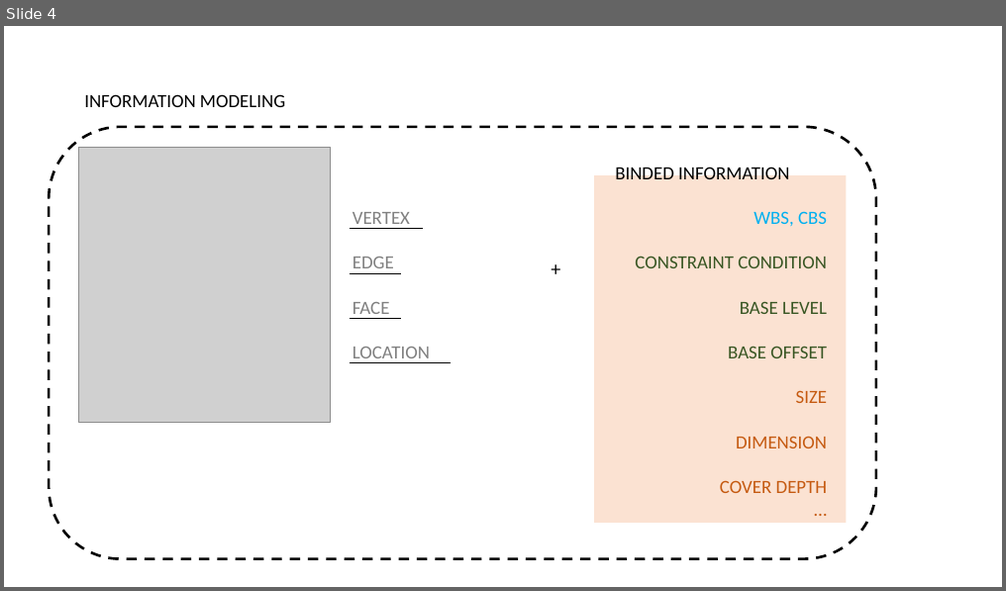
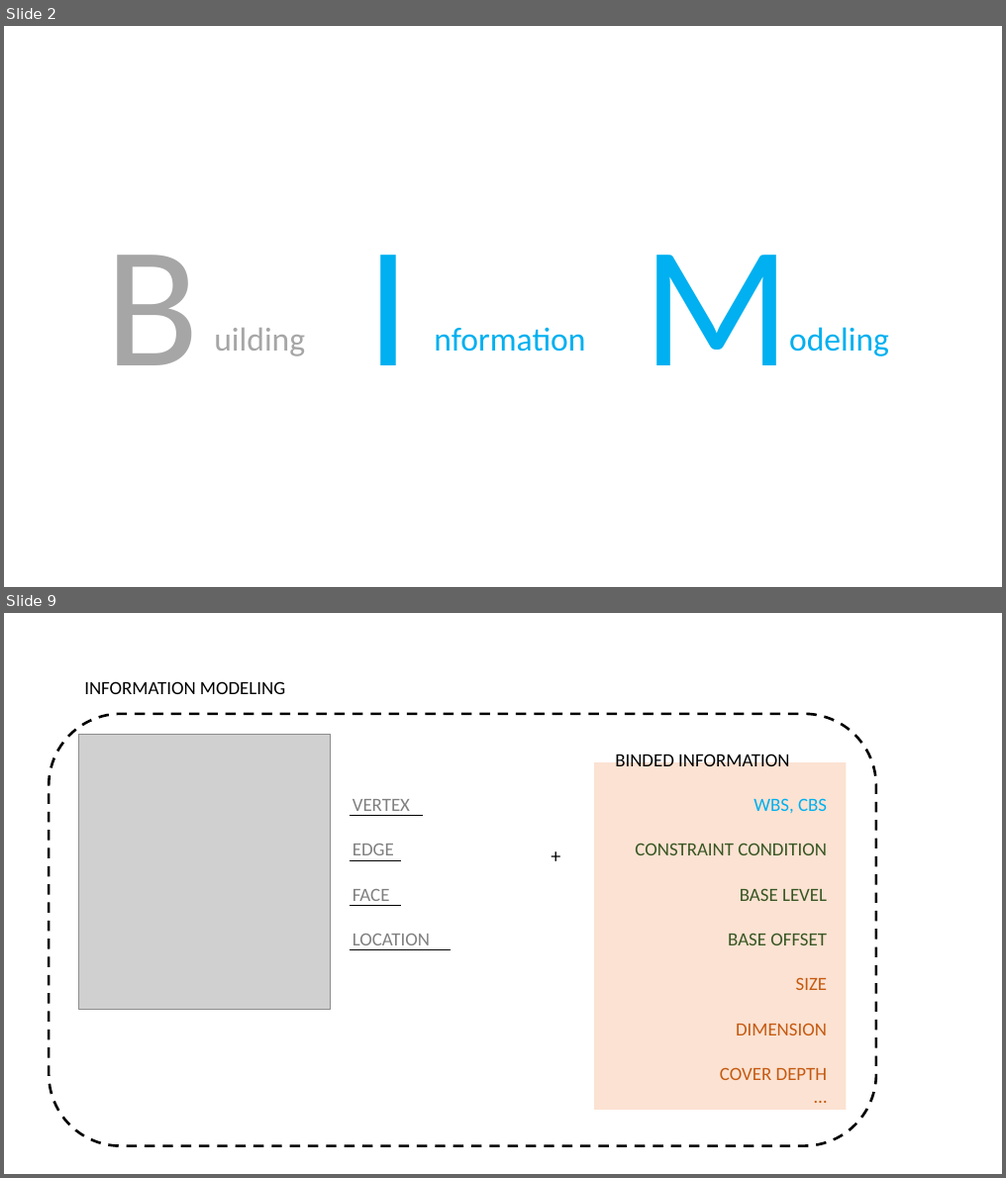
Before and after one commit to hnanmal/mQ, a slide deck: 논문준비/프레젠테이션1.pptx. Shown one above the other, each under a label of ours: slide 4 before the commit, slides 2 and 9 after it; the slides between them are not shown. The pictures are 1006x591 and 1006x1178 pixels, drawn with LibreOffice and Linux fonts; fonts in the diff are those of the drawing; grey boxes stand for pictures. Boxes give left, top, right and bottom in pixels: in the first picture for what was removed or moved away, otherwise in the second. Text is boxed around its words. In the diff, an @@ line names an element or a change of style, - is before the commit and + after.

```diff
--- a/논문준비/프레젠테이션1.pptx
+++ b/논문준비/프레젠테이션1.pptx
@@ slide 2 added at (4,26,1002,587), background #FFFFFF @@
@@ text added at (106,255,200,366), 166 pt, text #A6A6A6 @@
+B
@@ text added at (367,255,411,366), 166 pt, text #00B0F0 @@
+I
@@ text added at (643,255,790,366), 166 pt, text #00B0F0 @@
+M
@@ text added at (214,328,305,357), 32 pt, text #A6A6A6 @@
+uilding
@@ text added at (434,327,585,352), 32 pt, text #00B0F0 @@
+nformation
@@ text added at (789,327,889,357), 32 pt, text #00B0F0 @@
+odeling
@@ what was slide 4 is now slide 9 @@
```
Also in this commit, not shown: 2 slides changed, 6 other slides added, 3 slides removed.
